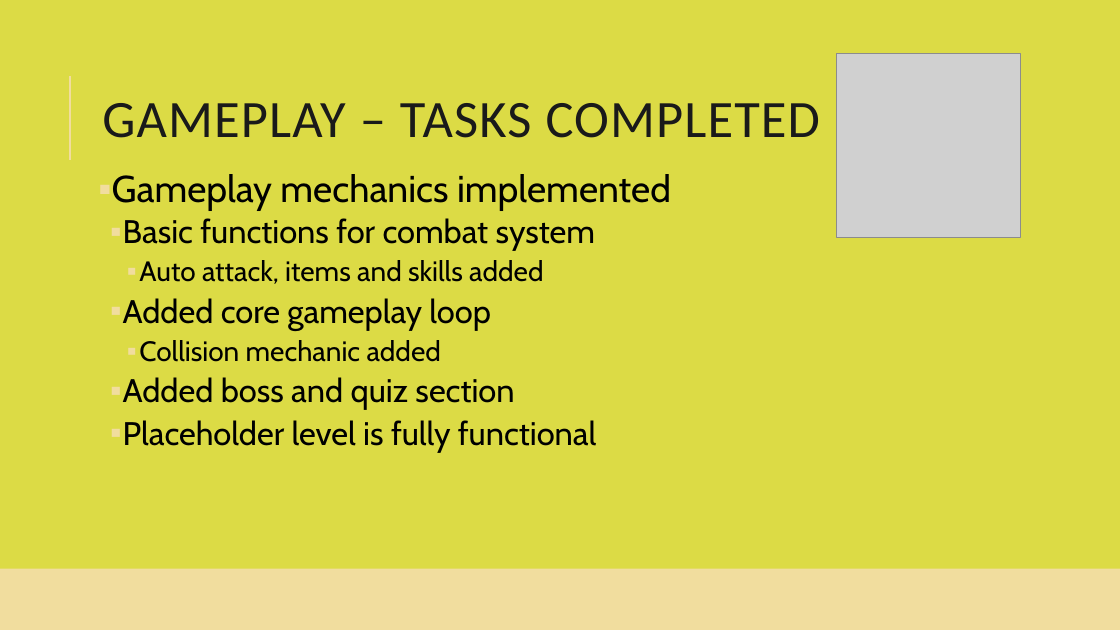
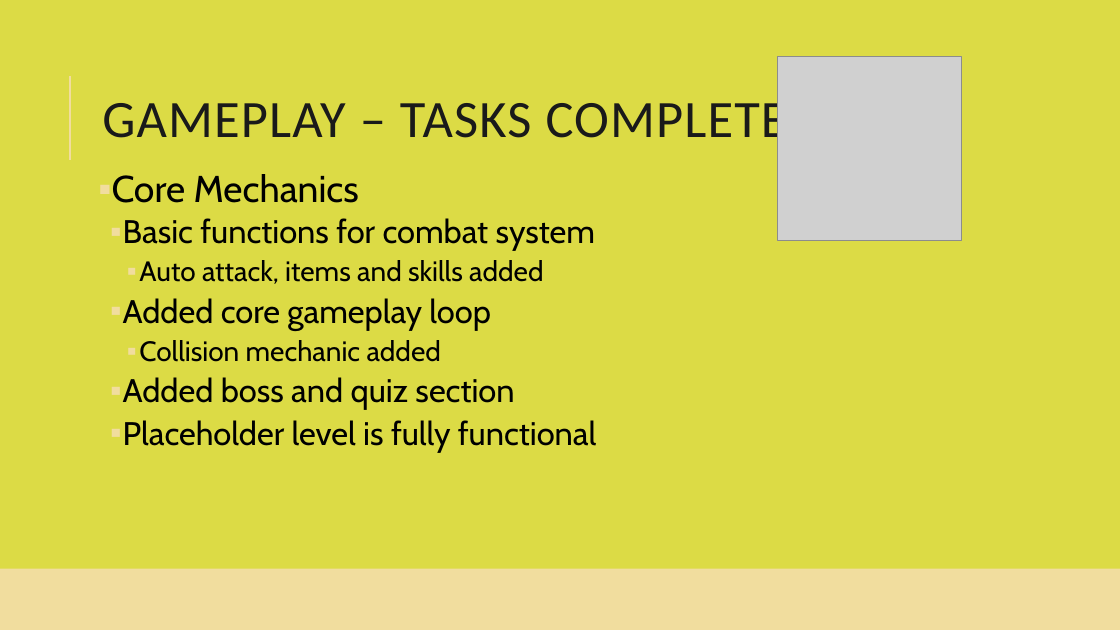
Before and after one commit to smiyaoka/forkPotatoDOC, a slide deck: slide 5 of ForkandPotatoSprint1.pptx (slide 6 before the commit). Drawn at 1120x630 pixels with LibreOffice and Linux fonts; fonts in the diff are those of the drawing; grey boxes stand for pictures. Boxes give left, top, right and bottom in pixels: in the first picture for what was removed or moved away, otherwise in the second. Text is boxed around its words. In the diff, an @@ line names an element or a change of style, - is before the commit and + after.

```diff
--- a/ForkandPotatoSprint1.pptx
+++ b/ForkandPotatoSprint1.pptx
@@ picture: place and size @@
-picture at [837, 54, 1021, 238]
+picture at [777, 56, 961, 240]
@@ text at [112, 174, 359, 203]: text changed @@
-▪ Gameplay mechanics implemented
+▪ Core Mechanics
```
Also in this commit, not shown: 7 other slides changed, 1 slide removed.
